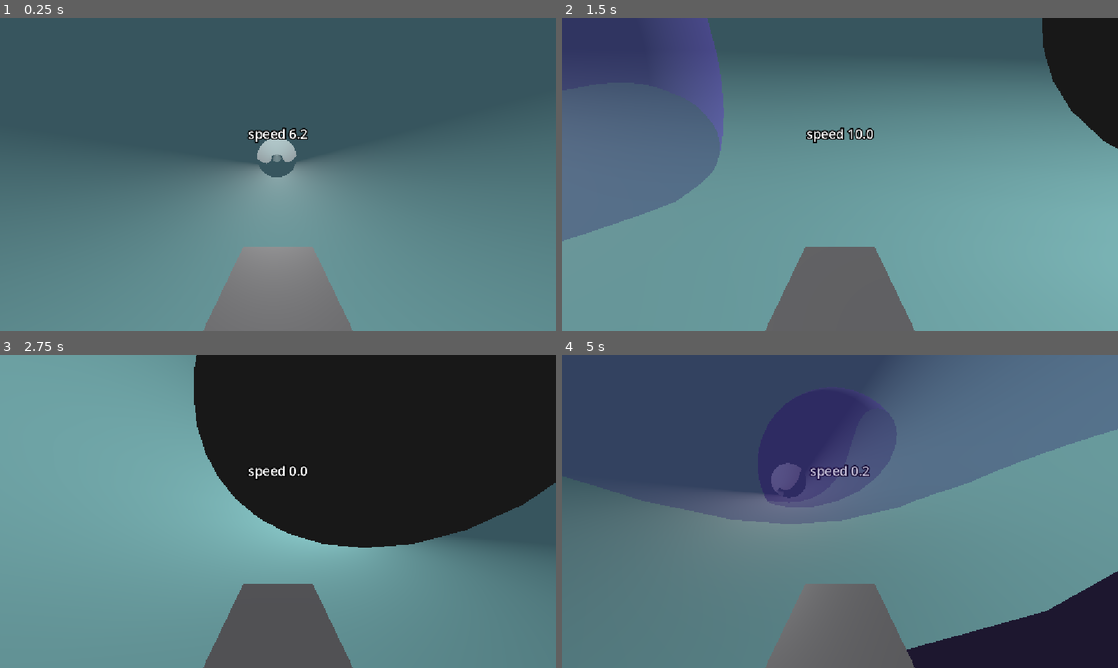
Above: before the commit, frames 1-4 (two rows, left to right).
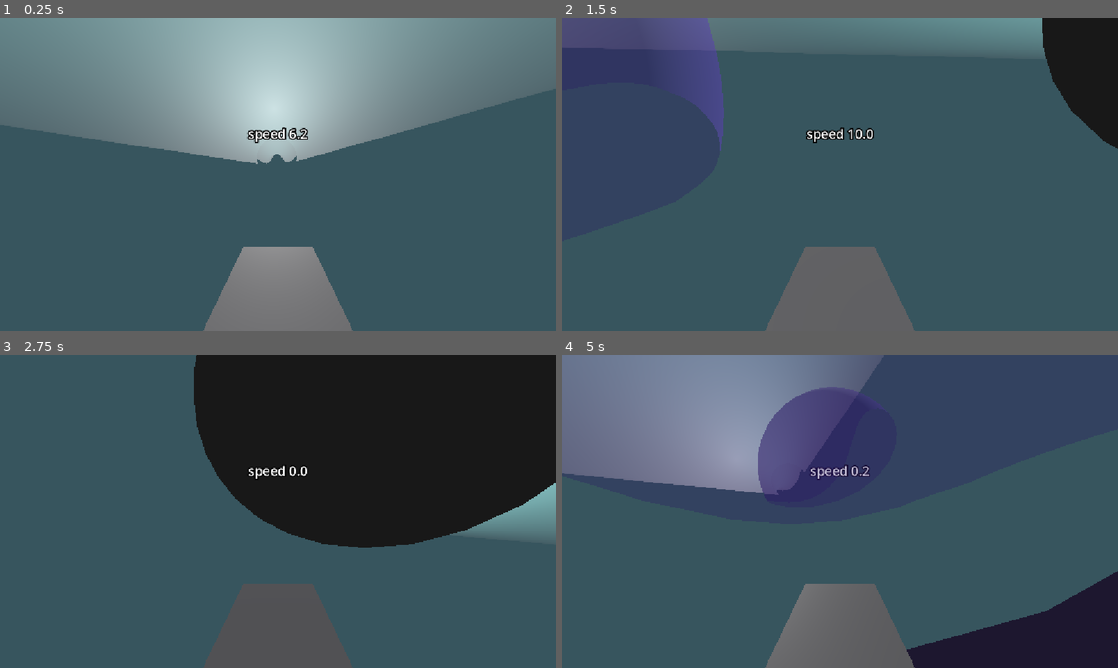
Above: after the commit, the same moments.

Repository: eternaldensity/pipe-survivor
Game: Godot game, scene res://main.tscn
The game is run twice, just before and just after one commit, with the same random seed, the same clock (stepped at 60 frames per second) and the same inputs.
Inputs:
- Up to frame 1 (0.25 s): no input
- Up to frame 2 (1.5 s): tap Enter (ui_accept) at 0.5, 0.77 s; hold Right (ui_right) 0.53-1.28 s; hold Down (ui_down) from 1.28 s (still down)
- Up to frame 3 (2.75 s): tap Enter (ui_accept) at 1.52 s; release Down (ui_down) at 2.03 s; hold Right (ui_right) from 2.03 s (still down)
- Up to frame 4 (5 s): release Right (ui_right) at 2.78 s; hold Up (ui_up) 2.78-3.53 s; tap Enter (ui_accept) at 3.02, 3.77, 4.52 s; hold Left (ui_left) from 3.53 s (still down)

The runs differ from the first frame. In frame 1, 83% of the frame differs, in the area x 0-100%, y 0-100%; in frame 2, 77%; in frame 3, 59%; in frame 4, 81%.

Commit message:
Straight pipe: flip normals inward for correct interior lighting

Diff:
--- a/straight_pipe_section.gd
+++ b/straight_pipe_section.gd
@@ -20,7 +20,20 @@
 	m.radial_segments = PipeSection.RING_SEGMENTS
 	m.cap_top       = false
 	m.cap_bottom    = false
-	mesh_instance.mesh = m
+
+	# CylinderMesh normals point outward; the vehicle views the pipe from the
+	# inside, so negate them for correct interior lighting. Using ArrayMesh
+	# avoids the SurfaceTool.generate_normals smoothing that broke an earlier
+	# attempt.
+	var arrays := m.surface_get_arrays(0)
+	var normals := arrays[Mesh.ARRAY_NORMAL] as PackedVector3Array
+	for i in range(normals.size()):
+		normals[i] = -normals[i]
+	arrays[Mesh.ARRAY_NORMAL] = normals
+	var am := ArrayMesh.new()
+	am.add_surface_from_arrays(Mesh.PRIMITIVE_TRIANGLES, arrays)
+	mesh_instance.mesh = am
+
 	mesh_instance.create_trimesh_collision()
 	# this auto-generates a StaticBody3D with correct collision as a child
 	await get_tree().process_frame  # let the child node appear
